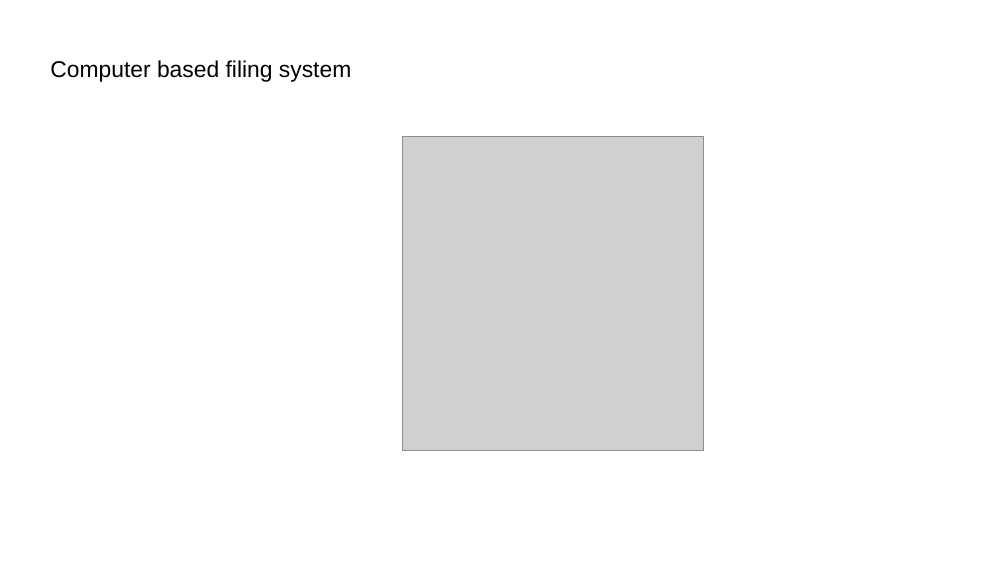
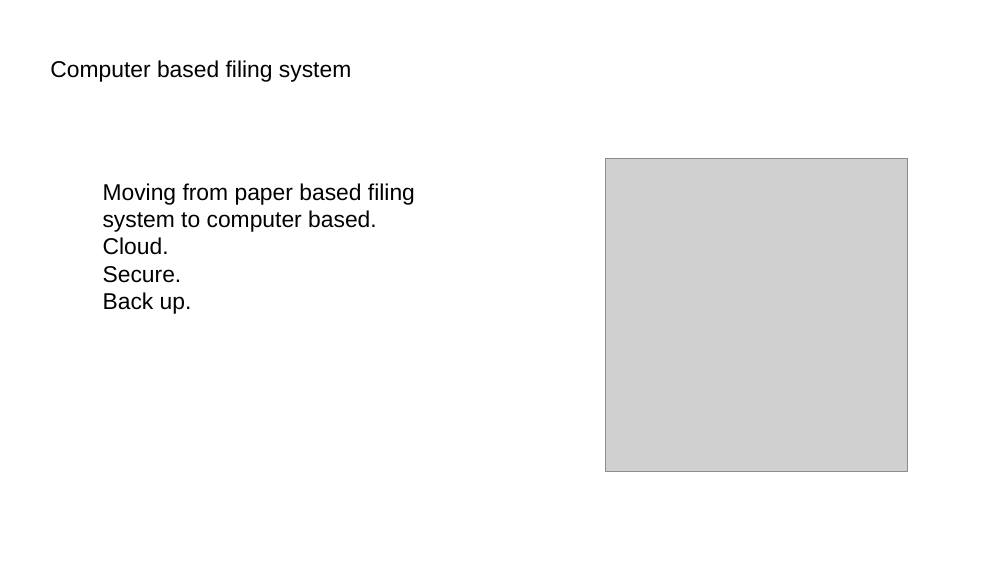
Before and after one commit to ScitechFusionX/sukumani_dream, a slide deck: slide 1 of presentation 1.pptx. Drawn at 1008x567 pixels with LibreOffice and Linux fonts; fonts in the diff are those of the drawing; grey boxes stand for pictures; background and template pictures are left out. Boxes give left, top, right and bottom in pixels: in the first picture for what was removed or moved away, otherwise in the second. Text is boxed around its words. In the diff, an @@ line names an element or a change of style, - is before the commit and + after.

Commit message:
Final presentation

```diff
--- a/presentation 1.pptx
+++ b/presentation 1.pptx
@@ picture: place and size @@
-picture at [402, 137, 704, 451]
+picture at [606, 158, 907, 472]
@@ text added at [103, 183, 415, 314], 18 pt, text #000000 @@
+Moving from paper based filing system to computer based.
+Cloud.
+Secure.
+Back up.
```
Also in this commit, not shown: 4 other slides changed, 5 slides added, 7 slides removed.
